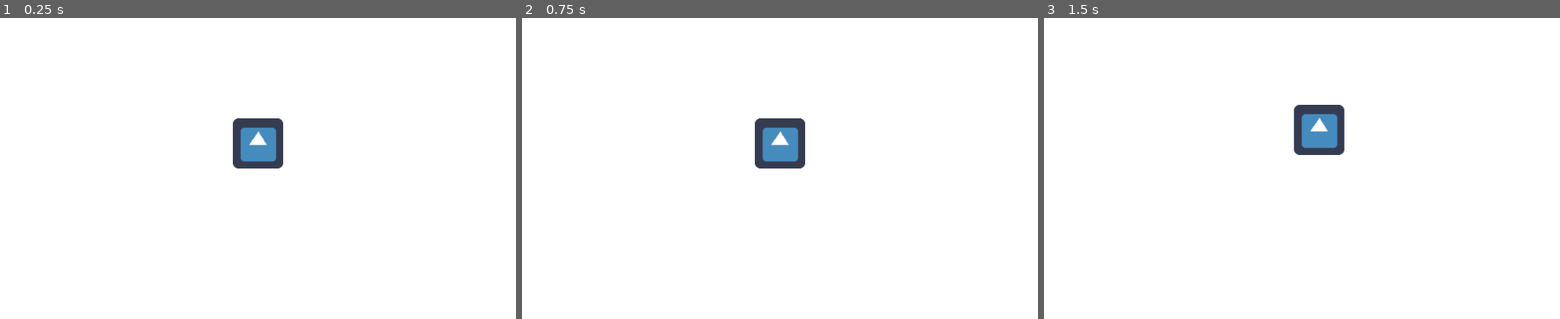
Above: before the commit, frames 1-3 (left to right).
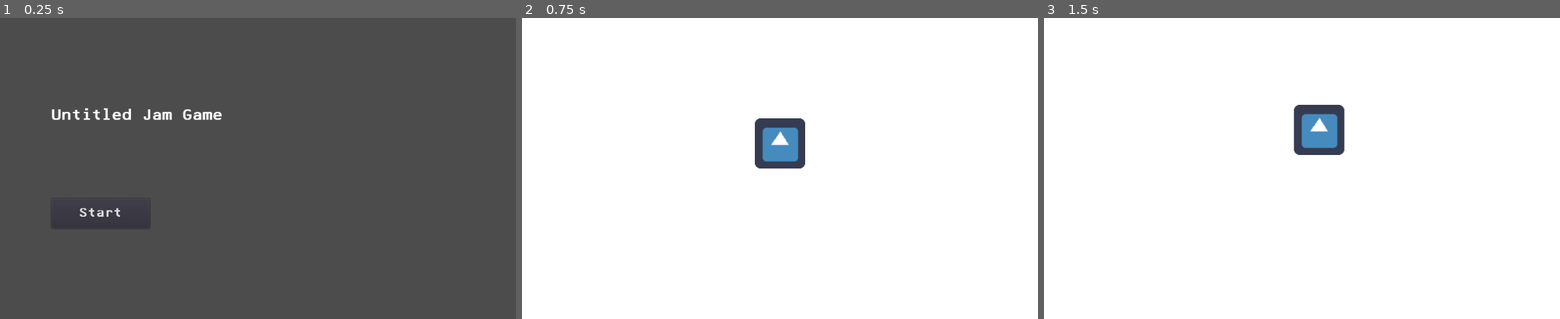
Above: after the commit, the same moments.

Repository: Pranav-Badrinathan/Close-d
Game: Godot game, scene res://scenes/StartScreen.tscn
The game is run twice, just before and just after one commit, with the same random seed, the same clock (stepped at 60 frames per second) and the same inputs. Before the commit the project starts from res://scenes/scene.tscn. The engine's default icon, where the game draws it, is replaced by a stand-in: a white triangle on a blue panel in a dark square.
Inputs (mouse positions are in pixels of both pictures, inside the frame that each line leads up to):
- Up to frame 1 (0.25 s): no input
- Up to frame 2 (0.75 s): click (625, 213) at 0.5 s, where only the run after the commit has a clickable "Start"
- Up to frame 3 (1.5 s): tap Enter at 1.25 s; drag from (1302, 144) to (1353, 102) at 1.27 s

The runs differ from the first frame. In frame 1, 99% of the frame differs, in the area x 0-100%, y 0-100%; in frame 2, nothing differs; in frame 3, nothing differs.

Commit message:
Added Start Screen

Diff:
--- a/project.godot
+++ b/project.godot
@@ -11,7 +11,7 @@
 [application]
 
 config/name="Close-d"
-run/main_scene="res://scenes/scene.tscn"
+run/main_scene="res://scenes/StartScreen.tscn"
 config/icon="res://icon.png"
 
 [editor_plugins]
--- /dev/null
+++ b/scenes/StartScreen.tscn
@@ -0,0 +1,39 @@
+[gd_scene load_steps=5 format=2]
+
+[ext_resource path="res://scripts/StartScreen.gd" type="Script" id=1]
+[ext_resource path="res://F25_Bank_Printer.ttf" type="DynamicFontData" id=2]
+
+[sub_resource type="DynamicFont" id=1]
+size = 25
+font_data = ExtResource( 2 )
+
+[sub_resource type="DynamicFont" id=2]
+size = 30
+font_data = ExtResource( 2 )
+
+[node name="StartScreen" type="Control"]
+anchor_right = 1.0
+anchor_bottom = 1.0
+script = ExtResource( 1 )
+
+[node name="StartButton" type="Button" parent="."]
+anchor_left = 0.1
+anchor_top = 0.6
+anchor_right = 0.2
+anchor_bottom = 0.65
+margin_right = 93.0
+margin_bottom = 30.0
+custom_fonts/font = SubResource( 1 )
+text = "Start"
+
+[node name="RichTextLabel" type="RichTextLabel" parent="."]
+anchor_left = 0.1
+anchor_top = 0.3
+anchor_right = 0.1
+anchor_bottom = 0.3
+margin_right = 400.0
+margin_bottom = 50.0
+custom_fonts/normal_font = SubResource( 2 )
+text = "Untitled Jam Game"
+
+[connection signal="pressed" from="StartButton" to="." method="_on_StartButton_pressed"]
--- /dev/null
+++ b/scripts/StartScreen.gd
@@ -0,0 +1,9 @@
+extends Control
+
+var game_scene = preload ("res://scenes/scene.tscn")
+
+
+func _on_StartButton_pressed():
+	var game = game_scene.instance()
+	get_tree().get_root().add_child(game)
+	hide()
Binary file added: F25_Bank_Printer.ttf
